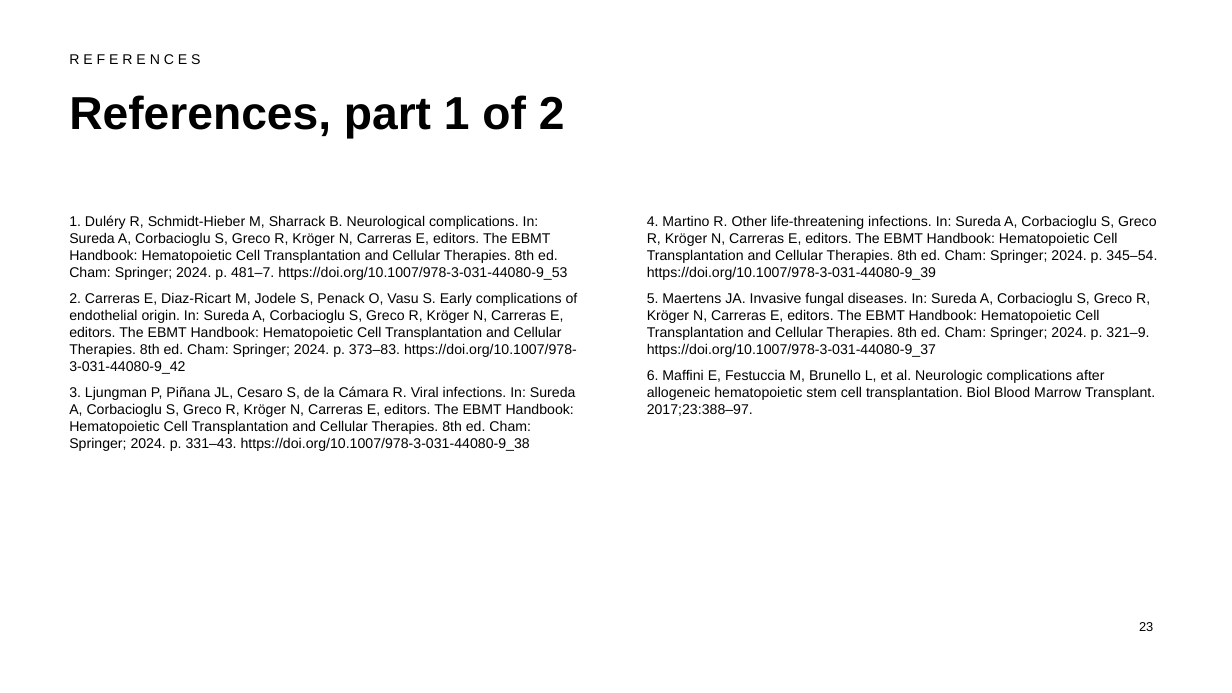
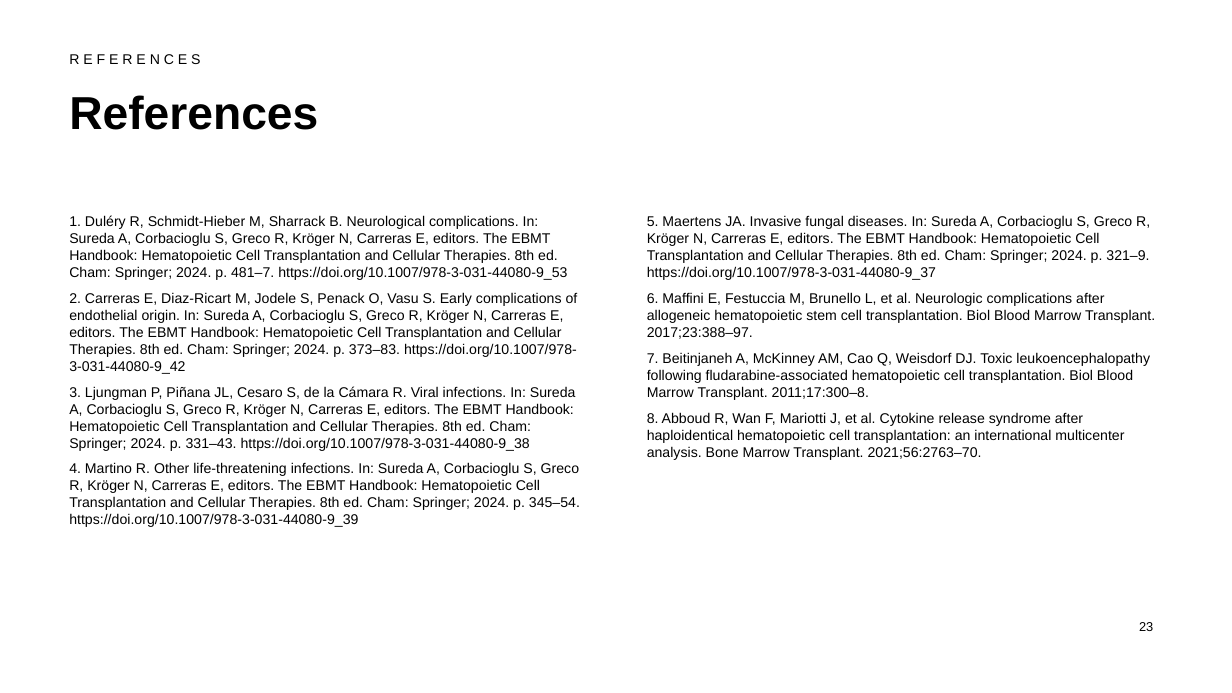
Before and after one commit to htlin222/ebmt-handbook-skill, a slide deck: slide 23 of slides/decks/s16-neurological.pptx. Drawn at 1232x693 pixels with LibreOffice and Linux fonts; fonts in the diff are those of the drawing. Boxes give left, top, right and bottom in pixels: in the first picture for what was removed or moved away, otherwise in the second. Text is boxed around its words. In the diff, an @@ line names an element or a change of style, - is before the commit and + after.

```diff
--- a/slides/decks/s16-neurological.pptx
+++ b/slides/decks/s16-neurological.pptx
@@ title at [69, 95, 318, 130]: text changed @@
-References, part 1 of 2
+References
@@ text at [647, 215, 1157, 280]: paragraph removed @@
-4. Martino R. Other life-threatening infections. In: Sureda A, Corbacioglu S, Greco R, Kröger N, Carreras E, editors. The EBMT Handbook: Hematopoietic Cell Transplantation and Cellular Therapies. 8th ed. Cham: Springer; 2024. p. 345–54. https://doi.org/10.1007/978-3-031-44080-9_39
@@ text at [647, 352, 1150, 460]: paragraphs added @@
+7. Beitinjaneh A, McKinney AM, Cao Q, Weisdorf DJ. Toxic leukoencephalopathy following fludarabine-associated hematopoietic cell transplantation. Biol Blood Marrow Transplant. 2011;17:300–8.
+8. Abboud R, Wan F, Mariotti J, et al. Cytokine release syndrome after haploidentical hematopoietic cell transplantation: an international multicenter analysis. Bone Marrow Transplant. 2021;56:2763–70.
@@ text at [69, 462, 580, 527]: paragraph added @@
+4. Martino R. Other life-threatening infections. In: Sureda A, Corbacioglu S, Greco R, Kröger N, Carreras E, editors. The EBMT Handbook: Hematopoietic Cell Transplantation and Cellular Therapies. 8th ed. Cham: Springer; 2024. p. 345–54. https://doi.org/10.1007/978-3-031-44080-9_39
```
Also in this commit, not shown: 8 other slides changed, 1 slide removed, 1 other file.
